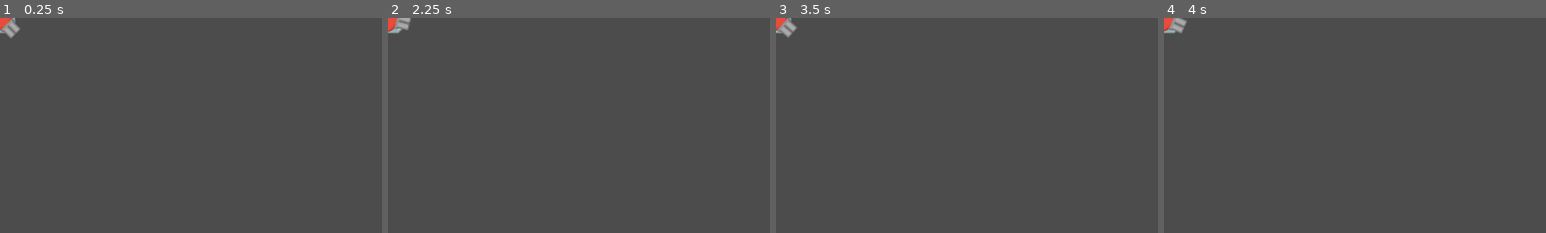
Above: before the commit, frames 1-4 (left to right).
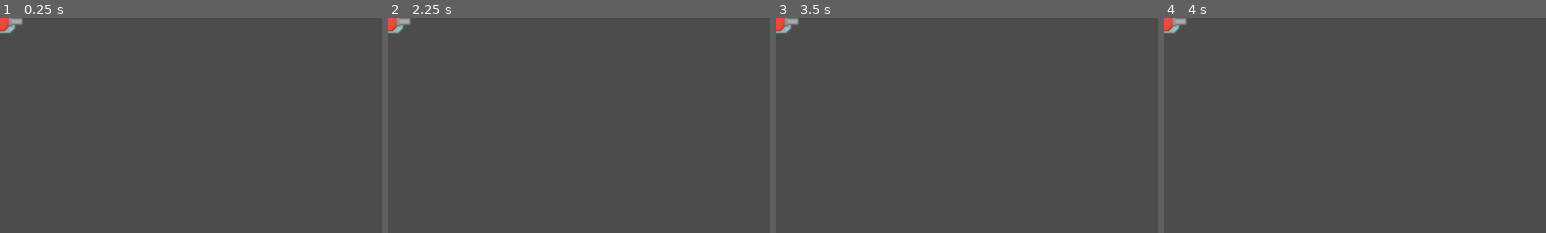
Above: after the commit, the same moments.

Repository: MichaelAggerholm/godot_towerDefense
Game: Godot game, scene res://Scenes/Turrets/Turret2.tscn
Two runs of this game, one before a commit and one after it. Both use one fixed random seed, a clock stepped at 60 frames per second and the inputs below. The project has no main scene, so this scene is started directly.
Inputs (mouse positions are % of the whole screen's width and height, from its top left):
- Up to frame 1 (0.25 s): no input
- Up to frame 2 (2.25 s): tap Enter (ui_accept) at 0.5, 0.6, 0.77, 1.07, 1.25, 1.35, 1.52, 1.82, 2, 2.1 s; move the mouse to (72, 45) at 0.52 s; move the mouse to (30, 55) at 1.27 s; move the mouse to (60, 28) at 2.02 s
- Up to frame 3 (3.5 s): tap Enter (ui_accept) at 2.75, 2.85, 3.02, 3.32 s; move the mouse to (45, 70) at 2.77 s
- Up to frame 4 (4 s): tap Enter (ui_accept) at 3.5, 3.6, 3.77 s; move the mouse to (80, 65) at 3.52 s
The pictures show only the part of the screen within x 0-50%, y 0-50%; the shares and areas given below are measured in that part.

The runs differ from the first frame. In frame 1, 0.3% of the frame differs, in the area x 0-6%, y 0-10%; in frame 2, 0.2%; in frame 3, 0.3%; in frame 4, 0.2%.

Commit message:
Added tower rotation, enemy, healthbar, and damage.

Diff:
--- /dev/null
+++ b/Scenes/Enemies/BlueTank.gd
@@ -0,0 +1,30 @@
+extends PathFollow2D
+
+var speed = 150
+var hp = 50
+
+onready var health_bar = get_node("HealthBar")
+
+func _ready():
+	health_bar.max_value = hp
+	health_bar.value = hp
+	# Sætter healthbar til top level layer.
+	health_bar.set_as_toplevel(true)
+
+func _physics_process(delta):
+	move(delta)
+
+# giver en glidende kørsel af tanken på map, fremfor at hakke, da den udregner hastighed fra sidste passerede tile.
+func move(delta):
+	set_offset(get_offset() + speed * delta)
+	# Sørger for at healthbar altid er på toppen, også hvis enemy position roterer.
+	health_bar.set_position(position - Vector2(30, 30))
+
+func on_hit(damage):
+	hp -= damage
+	health_bar.value = hp
+	if hp <= 0:
+		on_destroy()
+
+func on_destroy():
+	self.queue_free()
--- /dev/null
+++ b/Scenes/Enemies/BlueTank.tscn
@@ -0,0 +1,35 @@
+[gd_scene load_steps=5 format=2]
+
+[ext_resource path="res://Assets/Enemies/tank_blue.png" type="Texture" id=1]
+[ext_resource path="res://Scenes/Enemies/BlueTank.gd" type="Script" id=2]
+[ext_resource path="res://Assets/UI/HPbar.jpg" type="Texture" id=3]
+
+[sub_resource type="RectangleShape2D" id=1]
+extents = Vector2( 20, 20 )
+
+[node name="BlueTank" type="PathFollow2D"]
+loop = false
+script = ExtResource( 2 )
+
+[node name="KinematicBody2D" type="KinematicBody2D" parent="."]
+
+[node name="Sprite" type="Sprite" parent="KinematicBody2D"]
+texture = ExtResource( 1 )
+
+[node name="CollisionShape2D" type="CollisionShape2D" parent="KinematicBody2D"]
+shape = SubResource( 1 )
+
+[node name="HealthBar" type="TextureProgress" parent="."]
+margin_left = -30.0
+margin_top = -30.0
+margin_right = 30.0
+margin_bottom = -24.0
+value = 50.0
+texture_under = ExtResource( 3 )
+texture_progress = ExtResource( 3 )
+tint_under = Color( 0.207843, 0.207843, 0.207843, 1 )
+tint_progress = Color( 0.0352941, 0.619608, 0, 1 )
+nine_patch_stretch = true
+__meta__ = {
+"_edit_use_anchors_": false
+}
--- a/Scenes/MainScenes/GameScene.gd
+++ b/Scenes/MainScenes/GameScene.gd
@@ -8,12 +8,17 @@
 var build_location
 var build_type
 
+var current_wave = 0
+var enemies_in_wave = 0
+
 func _ready():
 	map_node = get_node("Map1") # Gemmer selected map som variabel
 
 	# Registrer vores build_buttons, hvis trykket på, tag valgte turret(via i.get_name) med til initiate_build_mode
 	for i in get_tree().get_nodes_in_group("build_buttons"):
 		i.connect("pressed", self, "initiate_build_mode", [i.get_name()])
+
+	start_next_wave()
 
 func _process(delta):
 	if build_mode:
@@ -28,6 +33,35 @@
 		verify_and_build()
 		cancel_build_mode()
 
+##
+## MOB WAVE FUNKTIONER ER HERUNDER.
+##
+func start_next_wave():
+	# Her instansieres et wave, da ikke alle waves skal være ens, for senere hen at
+	# kunne tilføje mere modstand.
+	var wave_data = retrieve_wave_data()
+	yield(get_tree().create_timer(0.2), "timeout") # Tid imellem waves.
+	spawn_enemies(wave_data)
+
+func retrieve_wave_data():
+	# Her er hardcoded 2 tanks, 0.7 og 0.1 er spawn tiden mellem de to tanks.
+	var wave_data = [["BlueTank", 3.0], ["BlueTank", 0.1]]
+	# Holder styr på hvilket wave vi er ved.
+	current_wave += 1
+	# Holder styr på hvor mange enemies der er tilbage i nuværende wave.
+	enemies_in_wave = wave_data.size()
+	return wave_data
+
+func spawn_enemies(wave_data):
+	for i in wave_data:
+		# Opretter ny enemy til wave.
+		var new_enemy = load("res://Scenes/Enemies/" + i[0] + ".tscn").instance()
+		map_node.get_node("Path").add_child(new_enemy, true)
+		yield(get_tree().create_timer(i[1]), "timeout")
+
+##
+## FUNKTIONER TIL AT BYGGE TOWERS ER HERUNDER.
+##
 func initiate_build_mode(tower_type):
 	# Hvis vi allerede er i build mode, stopper vi build mode. Så der f.eks kan vælges nyt tower_type.
 	if build_mode:
@@ -81,6 +115,8 @@
 		# med den valgte position, da toweret blev placeret.
 		var new_tower = load("res://Scenes/Turrets/" + build_type + ".tscn").instance()
 		new_tower.position = build_location
+		new_tower.built = true
+		new_tower.type = build_type
 		map_node.get_node("Turrets").add_child(new_tower, true)
 
 		# Tilføj tile med id 3 til Map1, dette er et "usynligt" tile,
--- a/Scenes/Maps/Map1.tscn
+++ b/Scenes/Maps/Map1.tscn
@@ -162,6 +162,11 @@
 3/shapes = [  ]
 3/z_index = 0
 
+[sub_resource type="Curve2D" id=3]
+_data = {
+"points": PoolVector2Array( 0, 0, 0, 0, -42, 352, -37.2, -0.2, 37.2, 0.2, 640, 352, 0, 0, 0, 0, 672, 385, 0, 0, 0, 0, 672, 762 )
+}
+
 [node name="Map1" type="Node2D"]
 
 [node name="Ground" type="TileMap" parent="."]
@@ -175,3 +180,6 @@
 tile_data = PoolIntArray( 11, 2, 0, 65537, 1, 0, 131076, 2, 0, 131080, 1, 0, 131088, 1, 0, 196620, 2, 0, 262146, 2, 0,  …(438 unchanged characters)…
 
 [node name="Turrets" type="Node2D" parent="."]
+
+[node name="Path" type="Path2D" parent="."]
+curve = SubResource( 3 )
--- a/Scenes/Turrets/Turret1.tscn
+++ b/Scenes/Turrets/Turret1.tscn
@@ -1,10 +1,12 @@
-[gd_scene load_steps=4 format=2]
+[gd_scene load_steps=5 format=2]
 
 [ext_resource path="res://Assets/Towers/towerDefense_tile181.png" type="Texture" id=1]
 [ext_resource path="res://Assets/Towers/towerDefense_tile249.png" type="Texture" id=2]
 [ext_resource path="res://Scenes/Turrets/Turret1.gd" type="Script" id=3]
 
-[node name="GunT1" type="Node2D"]
+[sub_resource type="CircleShape2D" id=1]
+
+[node name="Turret1" type="Node2D"]
 script = ExtResource( 3 )
 __meta__ = {
 "_edit_group_": true
@@ -19,3 +21,11 @@
 
 [node name="Muzzle" type="Position2D" parent="Turret"]
 position = Vector2( 43, 0 )
+
+[node name="Range" type="Area2D" parent="."]
+
+[node name="CollisionShape2D" type="CollisionShape2D" parent="Range"]
+shape = SubResource( 1 )
+
+[connection signal="body_entered" from="Range" to="." method="_on_Range_body_entered"]
+[connection signal="body_exited" from="Range" to="." method="_on_Range_body_exited"]
--- a/Scenes/Turrets/Turret2.tscn
+++ b/Scenes/Turrets/Turret2.tscn
@@ -1,10 +1,12 @@
-[gd_scene load_steps=4 format=2]
+[gd_scene load_steps=5 format=2]
 
 [ext_resource path="res://Scenes/Turrets/Turret2.gd" type="Script" id=1]
 [ext_resource path="res://Assets/Towers/towerDefense_tile180.png" type="Texture" id=2]
 [ext_resource path="res://Assets/Towers/towerDefense_tile250.png" type="Texture" id=3]
 
-[node name="GunT2" type="Node2D"]
+[sub_resource type="CircleShape2D" id=1]
+
+[node name="Turret2" type="Node2D"]
 script = ExtResource( 1 )
 __meta__ = {
 "_edit_group_": true
@@ -22,3 +24,11 @@
 
 [node name="Muzzle2" type="Position2D" parent="Turret"]
 position = Vector2( 41, -6 )
+
+[node name="Range" type="Area2D" parent="."]
+
+[node name="CollisionShape2D" type="CollisionShape2D" parent="Range"]
+shape = SubResource( 1 )
+
+[connection signal="body_entered" from="Range" to="." method="_on_Area2D_body_entered"]
+[connection signal="body_exited" from="Range" to="." method="_on_Area2D_body_exited"]
--- a/Scenes/Turrets/Turrets.gd
+++ b/Scenes/Turrets/Turrets.gd
@@ -1,12 +1,58 @@
 extends Node2D
+
+var type
+var enemy_array = []
+var built = false
+var enemy
+var ready = true
+
+func _ready():
+	if built:
+		self.get_node("Range/CollisionShape2D").get_shape().radius = 0.5 * GameData.tower_data[type]["range"]
 
 # Physics_process er som standard sat til 60 i settings.
 # Delta er den tid som er gået siden physics_process() blev kaldt.
 func _physics_process(delta):
-	turn()
+	if enemy_array.size() != 0 and built:
+		select_enemy()
+		turn()
+		if ready:
+			fire()
+	else:
+		enemy = null
 
 
 func turn():
 	# Vi laver en variabel som indeholder vores nuværende musseposition og sætter sprite filen "Turret" til at følge den.
-	var enemy_position = get_global_mouse_position() # TODO: Skal rettes til at pege mod første enemy fremfor mus.
-	get_node("Turret").look_at(enemy_position)
+	get_node("Turret").look_at(enemy.position)
+
+func select_enemy():
+	# For hver enemy på mappet, måles deres progress igennem mappet.
+	var enemy_progress_array = []
+	for i in enemy_array:
+		enemy_progress_array.append(i.offset)
+	var max_offset = enemy_progress_array.max()
+	var enemy_index = enemy_progress_array.find(max_offset)
+	enemy = enemy_array[enemy_index]
+
+func fire():
+	ready = false
+	enemy.on_hit(GameData.tower_data[type]["damage"])
+	yield(get_tree().create_timer(GameData.tower_data[type]["rof"]), "timeout")
+	ready = true
+
+## TURRET1
+func _on_Range_body_entered(body):
+	enemy_array.append(body.get_parent())
+	print(enemy_array)
+
+func _on_Range_body_exited(body):
+	enemy_array.erase(body.get_parent())
+
+## TURRET2
+func _on_Area2D_body_entered(body):
+	enemy_array.append(body.get_parent())
+	print(enemy_array)
+
+func _on_Area2D_body_exited(body):
+	enemy_array.erase(body.get_parent())
--- a/Singletons/GameData.gd
+++ b/Singletons/GameData.gd
@@ -3,13 +3,11 @@
 var tower_data = {
 	"Turret1": {
 		"damage": 20,
-		#rate of fire
 		"rof": 1,
 		"range": 350
 	},
 	"Turret2": {
 		"damage": 40,
-		#rate of fire
 		"rof": 3,
 		"range": 550
 	},
Binary file added: Assets/Effects/towerDefense_tile297.png
Binary file added: Assets/Enemies/tank_blue.png
Not shown, added: Assets/Enemies/tank_blue.png.import
Binary file added: Assets/UI/HPbar.jpg
Not shown, added: Assets/UI/HPbar.jpg.import
Not shown: 1 places in Scenes/Maps/Map1.tscn that only renumber resources
